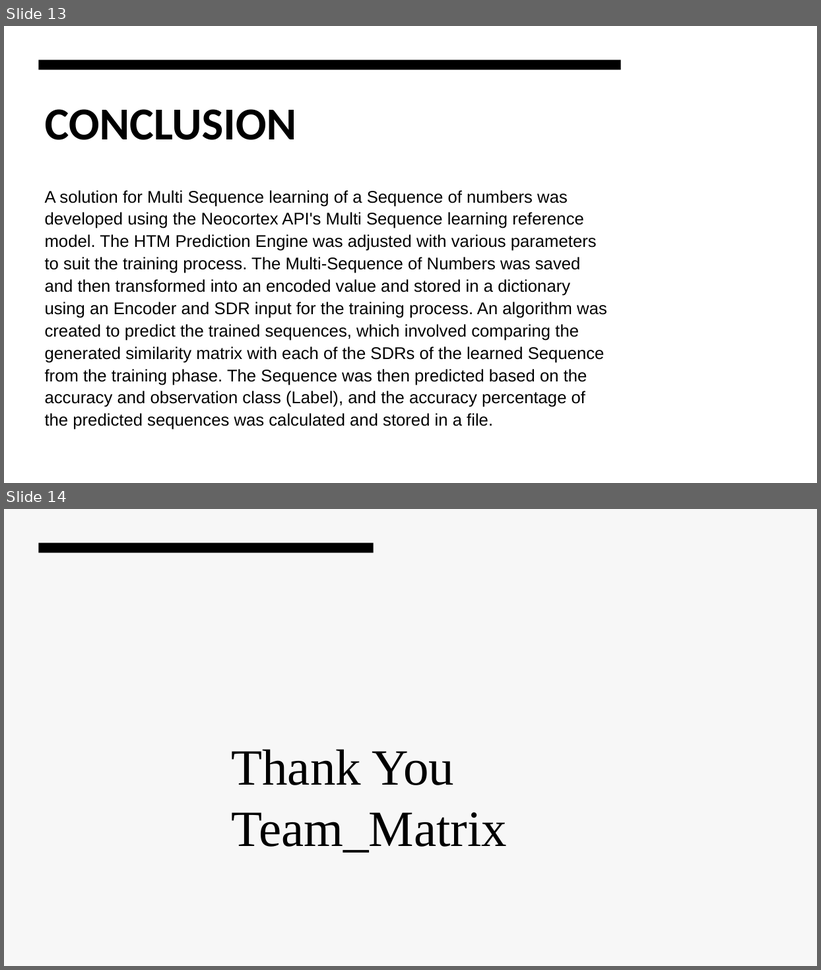
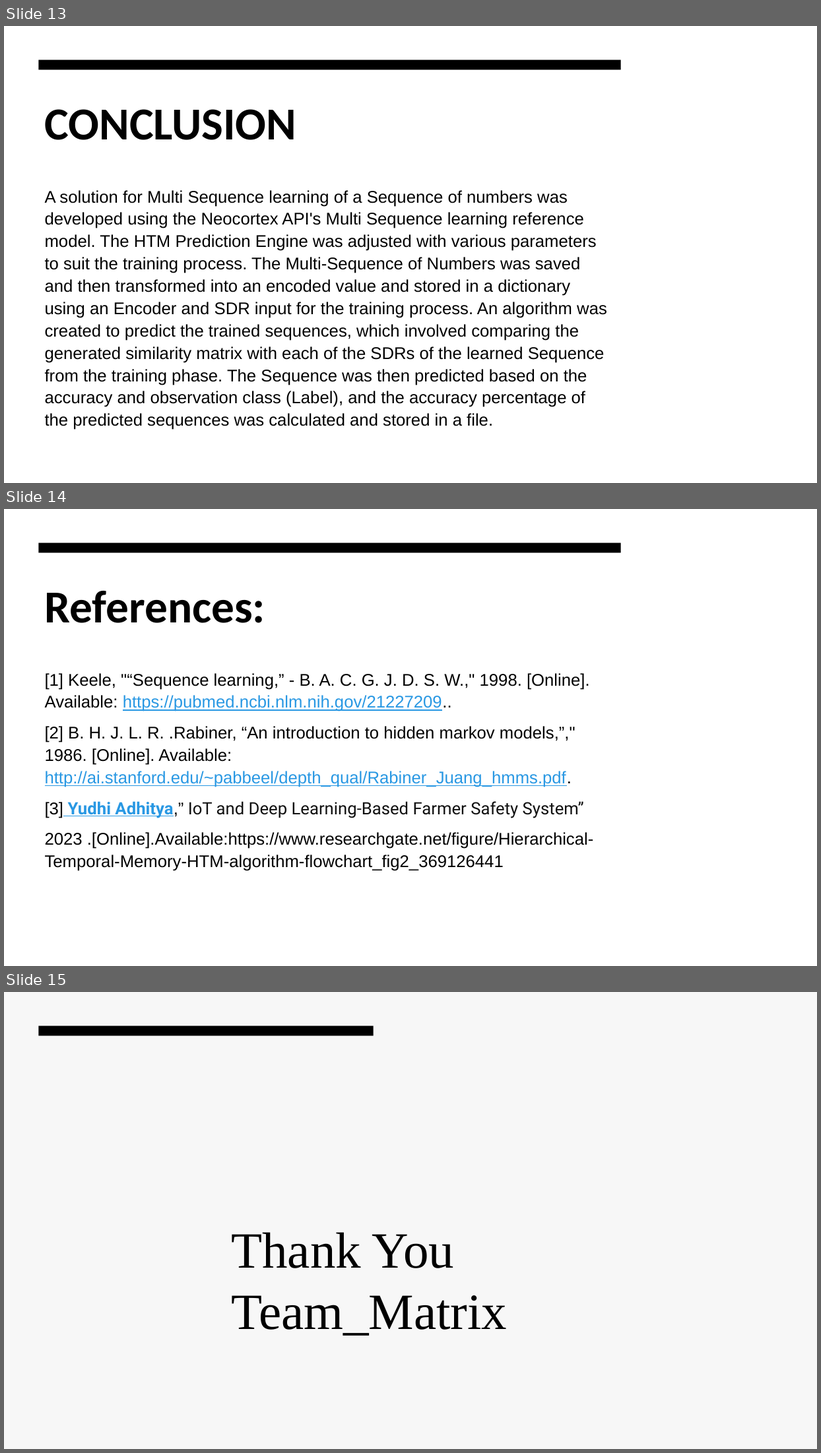
Before and after one commit to faizmohammedkhan7/neocortexapi, a slide deck: source/MySEProject/Documentation/ML-22-23-15 Approve Prediction of Multisequence Learning .pptx. Shown one above the other, each under a label of ours: slides 13 and 14 before the commit, slides 13, 14 and 15 after it. The pictures are 821x970 and 821x1453 pixels, drawn with LibreOffice and Linux fonts; fonts in the diff are those of the drawing. Boxes give left, top, right and bottom in pixels: in the first picture for what was removed or moved away, otherwise in the second. Text is boxed around its words. In the diff, an @@ line names an element or a change of style, - is before the commit and + after.

Commit message:
updated the documentation and ppt

```diff
--- a/source/MySEProject/Documentation/ML-22-23-15 Approve Prediction of Multisequence Learning .pptx
+++ b/source/MySEProject/Documentation/ML-22-23-15 Approve Prediction of Multisequence Learning .pptx
@@ slide 14 added at [4,509,817,966], background #FFFFFF @@
@@ rectangle added at [4,509,817,966], fill #FFFFFF @@
@@ rectangle added at [39,543,621,553], fill #000000 @@
@@ title added at [45,591,265,623], 54 pt, text #000000, bold @@
+References:
@@ text added at [45,673,594,871], 20 pt, text #000000 @@
+[1] Keele, "“Sequence learning,” - B. A. C. G. J. D. S. W.," 1998. [Online]. Available: https://pubmed.ncbi.nlm.nih.gov/21227209..
+[2] B. H. J. L. R. .Rabiner, “An introduction to hidden markov models,”," 1986. [Online]. Available: http://ai.stanford.edu/~pabbeel/depth_qual/Rabiner_Juang_hmms.pdf.
+[3] Yudhi Adhitya,” IoT and Deep Learning-Based Farmer Safety System”
+2023 .[Online].Available:https://www.researchgate.net/figure/Hierarchical-Temporal-Memory-HTM-algorithm-flowchart_fig2_369126441
@@ what was slide 14 is now slide 15 @@
```
Also in this commit, not shown: 1 other file.
